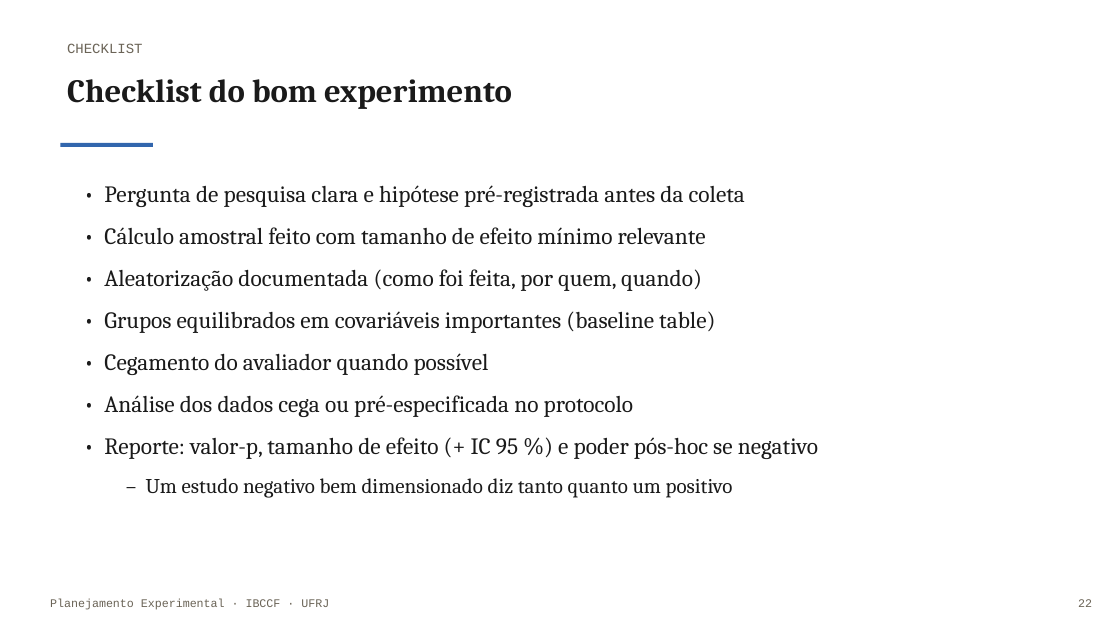
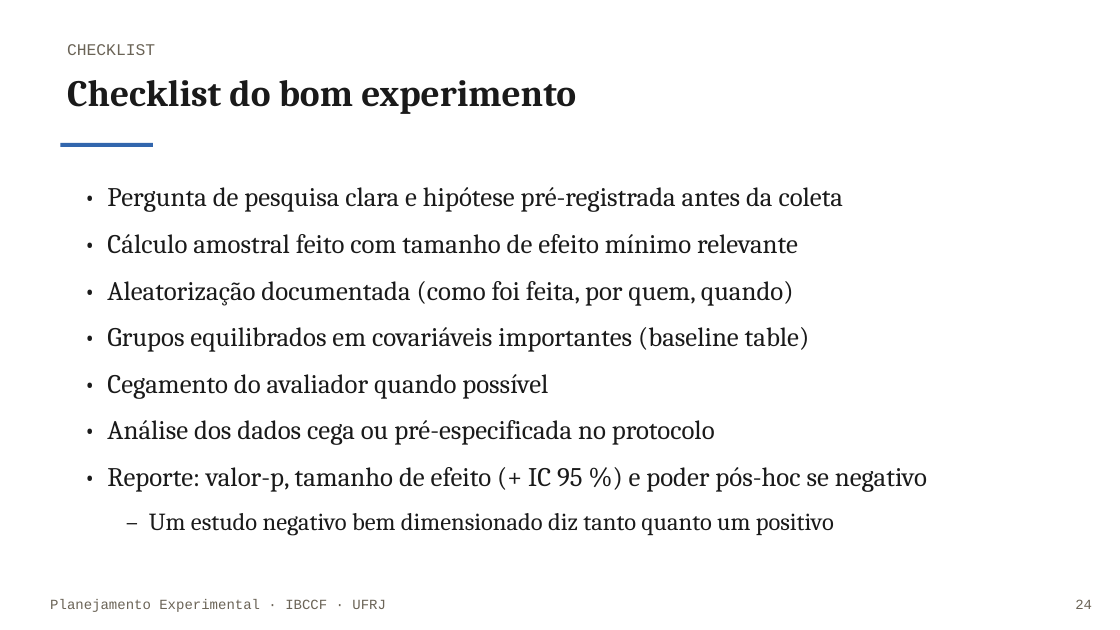
Before and after one commit to monteirotorres/biostat, a slide deck: slide 25 of planejamento_experimental_slides.pptx (slide 23 before the commit). Drawn at 1120x630 pixels with LibreOffice and Linux fonts; fonts in the diff are those of the drawing; background and template pictures are left out. Boxes give left, top, right and bottom in pixels: in the first picture for what was removed or moved away, otherwise in the second. Text is boxed around its words. In the diff, an @@ line names an element or a change of style, - is before the commit and + after.

```diff
--- a/planejamento_experimental_slides.pptx
+++ b/planejamento_experimental_slides.pptx
@@ text "CHECKLIST" at [67,44,155,55]: size 12 to 14 pt @@
@@ text "Checklist do bom experimento" at [67,80,576,114]: size 28 to 32 pt @@
@@ text "• Pergunta de pesquisa clara ..." at [107,187,927,535]: size 20 to 23 pt in "• Pergunta de pesquisa clara e hipótese ...", "• Cálculo amostral feito com tamanho de ...", "• Aleatorização documentada (como foi feita, por ...", "• Grupos equilibrados em covariáveis importantes (baseline ..." and 3 more places; size 18 to 21 pt in "– Um estudo negativo bem dimensionado diz ..." @@
@@ text "Planejamento Experimental · IBCCF · ..." at [50,599,386,612]: size 10 to 12 pt @@
@@ text at [1075,599,1092,609]: text changed; size 10 to 12 pt @@
-22
+24
```
Also in this commit, not shown: 22 other slides changed, 3 slides added, 1 slide removed, 13 other files.
